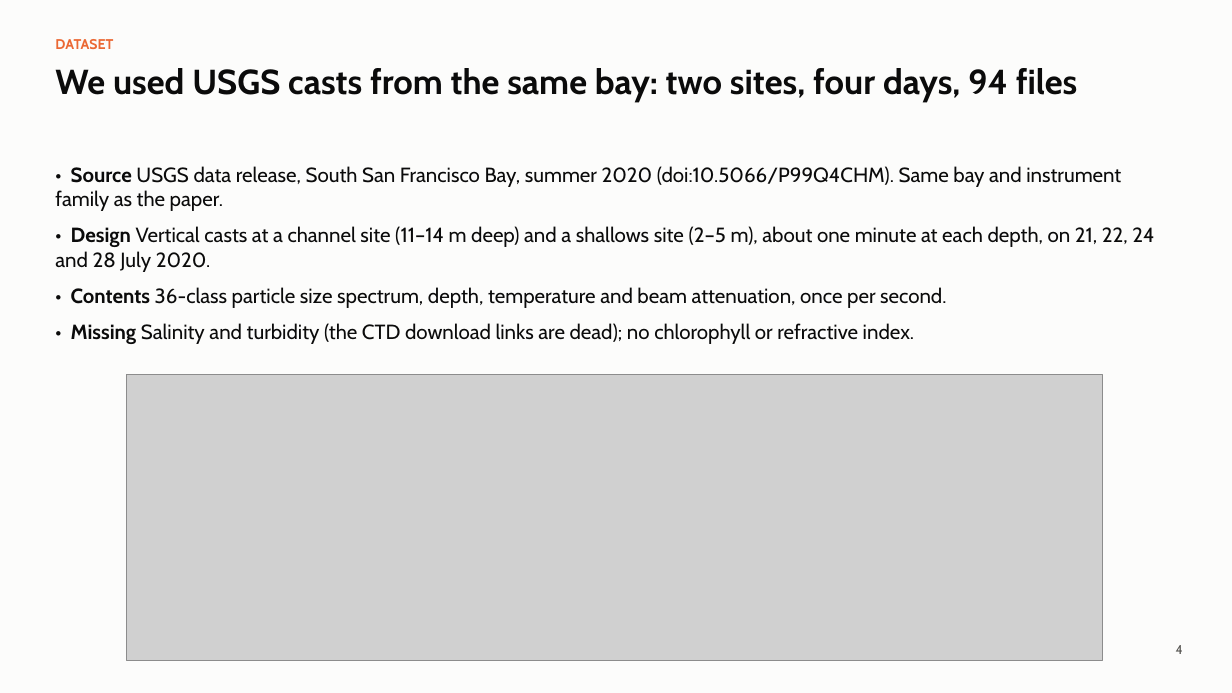
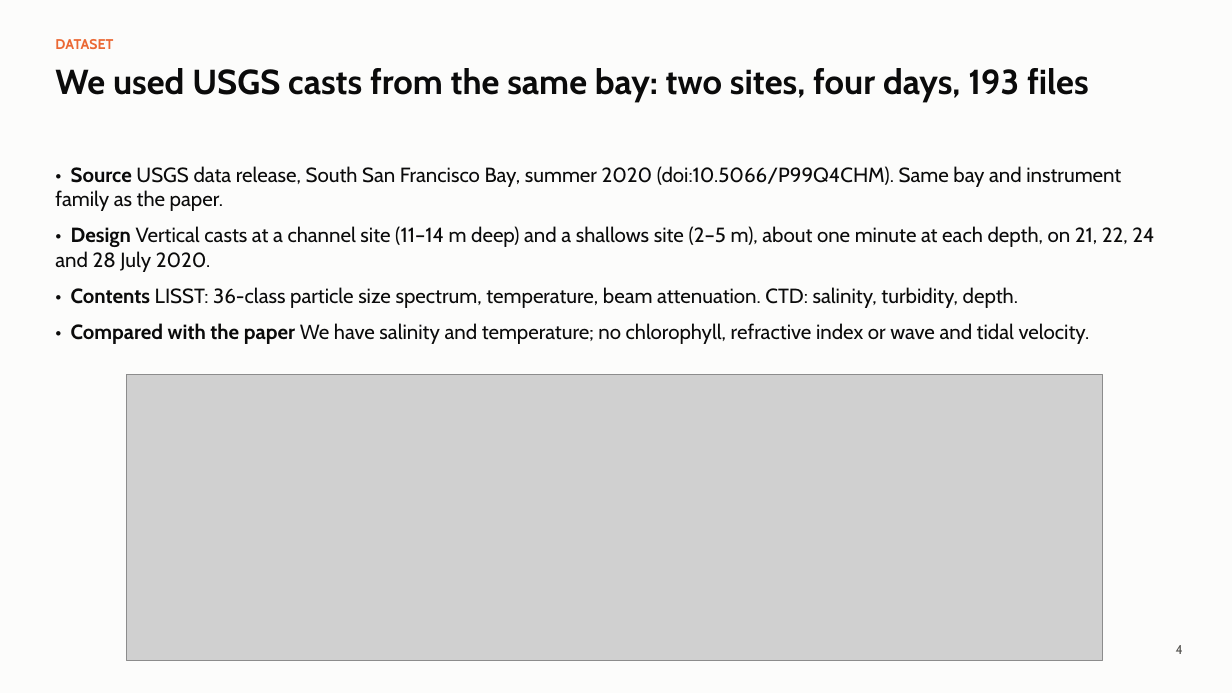
Before and after one commit to Gagana3110/sediment-psd-ml, a slide deck: slide 4 of report/slides.pptx. Drawn at 1232x693 pixels with LibreOffice and Linux fonts; fonts in the diff are those of the drawing; grey boxes stand for pictures. Boxes give left, top, right and bottom in pixels: in the first picture for what was removed or moved away, otherwise in the second. Text is boxed around its words. In the diff, an @@ line names an element or a change of style, - is before the commit and + after.

Commit message:
Add CTD salinity and turbidity; take depth from the CTD
Join CTD casts to LISST casts after correcting the per-day clock offset.
Retrain and regenerate results, figures, write-up and slides.

```diff
--- a/report/slides.pptx
+++ b/report/slides.pptx
@@ text at (55,68,1089,102): text changed @@
-We used USGS casts from the same bay: two sites, four days, 94 files
+We used USGS casts from the same bay: two sites, four days, 193 files
@@ text at (71,287,1090,344): text changed @@
-• Contents 36-class particle size spectrum, depth, temperature and beam attenuation, once per second.
-• Missing Salinity and turbidity (the CTD download links are dead); no chlorophyll or refractive index.
+• Contents LISST: 36-class particle size spectrum, temperature, beam attenuation. CTD: salinity, turbidity, depth.
+• Compared with the paper We have salinity and temperature; no chlorophyll, refractive index or wave and tidal velocity.
```
Also in this commit, not shown: 6 other slides changed, 22 other files.
